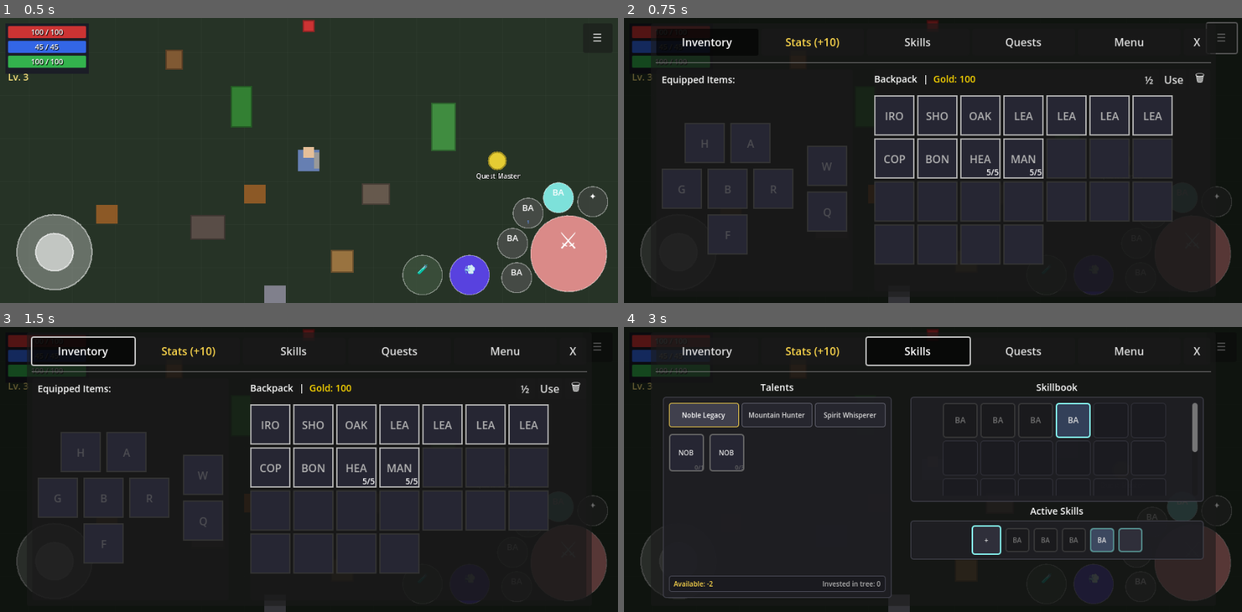
Above: before the commit, frames 1-4 (two rows, left to right).
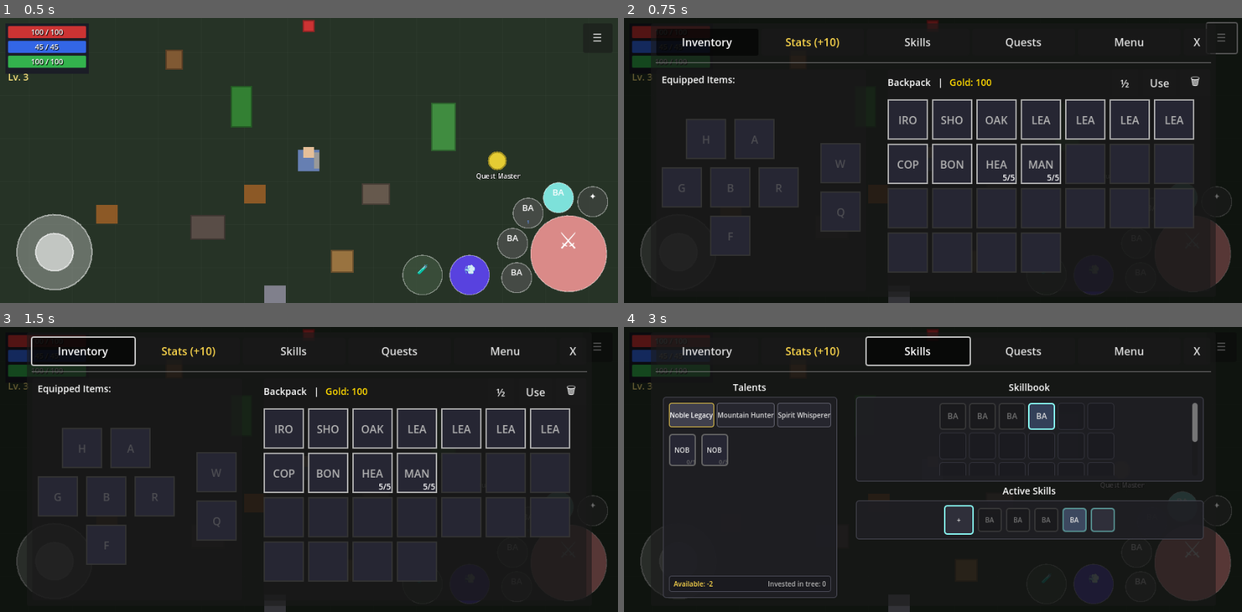
Above: after the commit, the same moments.

Repository: MatousHruska/MobileTestia
Game: Godot game, scene res://scenes/world/test_zone.tscn
Same seed, same stepped clock (60 frames per second), same inputs: the game is played once before the commit and once after it.
Inputs:
- Up to frame 1 (0.5 s): no input
- Up to frame 2 (0.75 s): click "☰" at 0.5 s
- Up to frame 3 (1.5 s): click "Inventory" at 1.25 s
- Up to frame 4 (3 s): click "Stats (+10)" at 2 s; click "Skills" at 2.75 s

Frame 1 is identical in both runs. In frame 2, 15% of the frame differs, in the area x 6-94%, y 19-90%; in frame 3, 15%; in frame 4, 7.0%.

Commit message:
Convert Character Menu panels to percentage-based responsive sizing
- stats_panel.gd: Add percentage constants for gaps, padding, and margins
  with _update_responsive_spacing() handler for dynamic recalculation
- skills_panel.gd: Convert tree width, talent node size, row height,
  skillbook cell size, and bind slot sizes to percentage-based with
  minimum pixel values for touch accessibility
- inventory_panel.gd: Add responsive spacing for vbox separation,
  equipment column gap, slot separation, grid separation, and button
  sizes with _on_panel_size_changed() handler

Diff:
--- a/scripts/ui/inventory/inventory_panel.gd
+++ b/scripts/ui/inventory/inventory_panel.gd
@@ -46,6 +46,17 @@
 const SLOT_SIZE_SMALL := 44.0   # For screens < 500px height
 const SLOT_SIZE_NORMAL := 48.0  # For screens 500-900px
 const SLOT_SIZE_LARGE := 56.0   # For screens > 900px
+
+## Responsive spacing (percentages)
+const VBOX_SEPARATION_PCT := 0.015      # 1.5% of panel height
+const EQUIPMENT_COL_GAP_PCT := 0.04     # 4% gap between armor/combat columns
+const SLOT_SEPARATION_PCT := 0.015      # 1.5% slot separation
+const GRID_SEPARATION_PCT := 0.008      # 0.8% grid separation
+const BUTTON_SIZE_PCT := 0.05           # 5% button size
+
+## Minimum pixel values
+const MIN_SEPARATION := 4
+const MIN_BUTTON_SIZE := 28
 
 ## UI References (set up in _ready)
 var equipment_container: VBoxContainer
@@ -59,6 +70,11 @@
 var trash_button: Button
 var split_button: Button
 var use_button: Button
+var equip_columns_hbox: HBoxContainer
+var armor_column: VBoxContainer
+var combat_column: VBoxContainer
+var equip_vbox: VBoxContainer
+var backpack_vbox: VBoxContainer
 
 ## Drag & drop state
 var pending_destroy_source: String = ""
@@ -77,6 +93,7 @@
 	_build_ui()
 	_connect_signals()
 	_refresh_all()
+	resized.connect(_on_panel_size_changed)
 	Debug.info("UI", "InventoryPanel initialized (2-column mobile layout)")
 
 
@@ -87,6 +104,23 @@
 		current_slot_size = SLOT_SIZE_LARGE
 	else:
 		current_slot_size = SLOT_SIZE_NORMAL
+
+
+## Computed responsive sizes
+func _get_vbox_separation() -> int:
+	return maxi(MIN_SEPARATION, int(size.y * VBOX_SEPARATION_PCT))
+
+func _get_slot_separation() -> int:
+	return maxi(MIN_SEPARATION, int(size.x * SLOT_SEPARATION_PCT))
+
+func _get_equipment_col_gap() -> int:
+	return maxi(12, int(size.x * EQUIPMENT_COL_GAP_PCT))
+
+func _get_grid_separation() -> int:
+	return maxi(2, int(size.x * GRID_SEPARATION_PCT))
+
+func _get_button_size() -> int:
+	return maxi(MIN_BUTTON_SIZE, int(size.x * BUTTON_SIZE_PCT))
 
 
 func _build_ui() -> void:
@@ -121,9 +155,9 @@
 	equip_panel.add_child(equip_margin)
 
 	# VBox for header + equipment slots
-	var equip_vbox := VBoxContainer.new()
+	equip_vbox = VBoxContainer.new()
 	equip_vbox.name = "EquipmentVBox"
-	equip_vbox.add_theme_constant_override("separation", 8)
+	equip_vbox.add_theme_constant_override("separation", _get_vbox_separation())
 	equip_margin.add_child(equip_vbox)
 
 	# Header row: "Equipped Items:"
@@ -143,20 +177,20 @@
 	equip_panel.resized.connect(_on_panel_resized.bind(equip_panel, equip_margin, equip_vbox, false))
 
 	# Two-column layout: Armor | Combat
-	var columns_hbox := HBoxContainer.new()
-	columns_hbox.name = "EquipmentColumns"
-	columns_hbox.add_theme_constant_override("separation", 20)
-	equip_center.add_child(columns_hbox)
+	equip_columns_hbox = HBoxContainer.new()
+	equip_columns_hbox.name = "EquipmentColumns"
+	equip_columns_hbox.add_theme_constant_override("separation", _get_equipment_col_gap())
+	equip_center.add_child(equip_columns_hbox)
 
 	# Column 1: Armor slots
-	var armor_column := VBoxContainer.new()
+	armor_column = VBoxContainer.new()
 	armor_column.name = "ArmorColumn"
-	armor_column.add_theme_constant_override("separation", 8)
-	columns_hbox.add_child(armor_column)
+	armor_column.add_theme_constant_override("separation", _get_slot_separation())
+	equip_columns_hbox.add_child(armor_column)
 
 	for row_slots in ARMOR_LAYOUT:
 		var row := HBoxContainer.new()
-		row.add_theme_constant_override("separation", 8)
+		row.add_theme_constant_override("separation", _get_slot_separation())
 		row.alignment = BoxContainer.ALIGNMENT_CENTER
 		armor_column.add_child(row)
 
@@ -171,11 +205,11 @@
 			equipment_slots[slot] = slot_btn
 
 	# Column 2: Combat slots (Weapon + Quick Slot)
-	var combat_column := VBoxContainer.new()
+	combat_column = VBoxContainer.new()
 	combat_column.name = "CombatColumn"
-	combat_column.add_theme_constant_override("separation", 8)
+	combat_column.add_theme_constant_override("separation", _get_slot_separation())
 	combat_column.alignment = BoxContainer.ALIGNMENT_CENTER
-	columns_hbox.add_child(combat_column)
+	equip_columns_hbox.add_child(combat_column)
 
 	for slot in COMBAT_LAYOUT:
 		var slot_btn := InventorySlot.new()
@@ -202,16 +236,16 @@
 	backpack_panel.add_child(backpack_margin)
 
 	# VBox for header + inventory
-	var vbox := VBoxContainer.new()
-	vbox.name = "BackpackVBox"
-	vbox.add_theme_constant_override("separation", 8)
-	backpack_margin.add_child(vbox)
+	backpack_vbox = VBoxContainer.new()
+	backpack_vbox.name = "BackpackVBox"
+	backpack_vbox.add_theme_constant_override("separation", _get_vbox_separation())
+	backpack_margin.add_child(backpack_vbox)
 
 	# Header row: "Backpack | Gold: XY" + trash/split icons
 	var header_row := HBoxContainer.new()
 	header_row.name = "HeaderRow"
-	header_row.add_theme_constant_override("separation", 4)
-	vbox.add_child(header_row)
+	header_row.add_theme_constant_override("separation", _get_grid_separation())
+	backpack_vbox.add_child(header_row)
 
 	var backpack_label := Label.new()
 	backpack_label.text = "Backpack"
@@ -236,11 +270,12 @@
 	header_row.add_child(spacer)
 
 	# Split stack button
+	var btn_size := _get_button_size()
 	split_button = Button.new()
 	split_button.name = "SplitButton"
 	split_button.text = "½"
 	split_button.tooltip_text = "Split Stack (tap, then tap a stack)"
-	split_button.custom_minimum_size = Vector2(28, 28)
+	split_button.custom_minimum_size = Vector2(btn_size, btn_size)
 	split_button.pressed.connect(_on_split_pressed)
 	header_row.add_child(split_button)
 
@@ -249,7 +284,7 @@
 	use_button.name = "UseButton"
 	use_button.text = "Use"
 	use_button.tooltip_text = "Use selected item (or drag potion here)"
-	use_button.custom_minimum_size = Vector2(36, 28)
+	use_button.custom_minimum_size = Vector2(btn_size + 8, btn_size)
 	use_button.set_script(preload("res://scripts/ui/inventory/use_drop_zone.gd"))
 	use_button.panel_ref = self
 	use_button.pressed.connect(_on_use_pressed)
@@ -266,14 +301,15 @@
 	scroll_container.size_flags_vertical = SIZE_EXPAND_FILL
 	scroll_container.horizontal_scroll_mode = ScrollContainer.SCROLL_MODE_DISABLED
 	scroll_container.vertical_scroll_mode = ScrollContainer.SCROLL_MODE_AUTO
-	vbox.add_child(scroll_container)
+	backpack_vbox.add_child(scroll_container)
 
 	# Grid container - 7 columns
+	var grid_sep := _get_grid_separation()
 	backpack_container = GridContainer.new()
 	backpack_container.name = "BackpackGrid"
 	backpack_container.columns = 7
-	backpack_container.add_theme_constant_override("h_separation", 4)
-	backpack_container.add_theme_constant_override("v_separation", 4)
+	backpack_container.add_theme_constant_override("h_separation", grid_sep)
+	backpack_container.add_theme_constant_override("v_separation", grid_sep)
 	scroll_container.add_child(backpack_container)
 
 	# Create backpack slots (count from database)
@@ -315,11 +351,30 @@
 	main_hbox.add_theme_constant_override("separation", gap)
 
 
+func _on_panel_size_changed() -> void:
+	## Update all responsive spacing when panel resizes
+	if equip_vbox:
+		equip_vbox.add_theme_constant_override("separation", _get_vbox_separation())
+	if backpack_vbox:
+		backpack_vbox.add_theme_constant_override("separation", _get_vbox_separation())
+	if equip_columns_hbox:
+		equip_columns_hbox.add_theme_constant_override("separation", _get_equipment_col_gap())
+	if armor_column:
+		armor_column.add_theme_constant_override("separation", _get_slot_separation())
+	if combat_column:
+		combat_column.add_theme_constant_override("separation", _get_slot_separation())
+	if backpack_container:
+		var grid_sep := _get_grid_separation()
+		backpack_container.add_theme_constant_override("h_separation", grid_sep)
+		backpack_container.add_theme_constant_override("v_separation", grid_sep)
+
+
 func _create_trash_drop_zone() -> Control:
 	## Create a trash drop zone that accepts dragged items
+	var btn_size := _get_button_size()
 	var zone := Panel.new()
 	zone.name = "TrashZone"
-	zone.custom_minimum_size = Vector2(32, 28)
+	zone.custom_minimum_size = Vector2(btn_size + 4, btn_size)
 	zone.tooltip_text = "Drag item here to destroy"
 
 	# Add trash icon label
--- a/scripts/ui/menu/skills_panel.gd
+++ b/scripts/ui/menu/skills_panel.gd
@@ -18,16 +18,58 @@
 signal binding_mode_exited
 
 #===============================================================================
-# CONSTANTS
-#===============================================================================
-
-const TALENT_NODE_SIZE := Vector2(52, 52)  ## Size of talent node buttons (square)
-const TALENT_SPACING := Vector2(16, 24)  ## Spacing between talent nodes
-const ROW_HEIGHT := 56  ## Height per talent row (slightly larger than node)
-const TREE_WIDTH := 340  ## Width of talent tree panel
-const SKILLBOOK_COLS := 6  ## Columns in skillbook grid
-const SKILLBOOK_CELL_SIZE := 52  ## Size of skillbook cells
-const SKILLBOOK_MIN_SLOTS := 30  ## Total slots (5 rows x 6 columns)
+# CONSTANTS - Responsive (percentages of panel dimensions)
+#===============================================================================
+
+## Sizing percentages (relative to panel width/height)
+const TREE_WIDTH_PCT := 0.42           ## Tree panel takes ~42% of width
+const TALENT_NODE_SIZE_PCT := 0.065    ## Node size ~6.5% of panel width
+const TALENT_SPACING_X_PCT := 0.02     ## Horizontal spacing ~2%
+const TALENT_SPACING_Y_PCT := 0.05     ## Vertical spacing ~5%
+const ROW_HEIGHT_PCT := 0.12           ## Row height ~12% of panel height
+const SKILLBOOK_CELL_PCT := 0.065      ## Skillbook cell ~6.5% of panel width
+
+## Fixed values (counts, not sizes)
+const SKILLBOOK_COLS := 6              ## Columns in skillbook grid
+const SKILLBOOK_MIN_SLOTS := 30        ## Total slots (5 rows x 6 columns)
+
+## Minimum pixel sizes (for accessibility)
+const MIN_TALENT_SIZE := 40            ## Minimum touch target
+const MIN_CELL_SIZE := 40              ## Minimum touch target
+
+## Bind slot sizing
+const BIND_MAIN_SLOT_PCT := 0.08       ## Main bind slot ~8% of panel width
+const BIND_SLOT_PCT := 0.065           ## Secondary bind slot ~6.5% of panel width
+const MIN_BIND_SIZE := 36              ## Minimum bind slot size
+
+#===============================================================================
+# COMPUTED SIZES (call these functions to get actual pixel values)
+#===============================================================================
+
+func _get_tree_width() -> float:
+	return maxf(200, size.x * TREE_WIDTH_PCT)
+
+func _get_talent_node_size() -> float:
+	return maxf(MIN_TALENT_SIZE, size.x * TALENT_NODE_SIZE_PCT)
+
+func _get_talent_spacing() -> Vector2:
+	return Vector2(
+		maxf(8, size.x * TALENT_SPACING_X_PCT),
+		maxf(12, size.y * TALENT_SPACING_Y_PCT)
+	)
+
+func _get_row_height() -> float:
+	return maxf(48, size.y * ROW_HEIGHT_PCT)
+
+func _get_skillbook_cell_size() -> float:
+	return maxf(MIN_CELL_SIZE, size.x * SKILLBOOK_CELL_PCT)
+
+func _get_bind_main_slot_size() -> float:
+	return maxf(MIN_BIND_SIZE + 8, size.x * BIND_MAIN_SLOT_PCT)
+
+func _get_bind_slot_size() -> float:
+	return maxf(MIN_BIND_SIZE, size.x * BIND_SLOT_PCT)
+
 
 ## Colors
 const COLOR_LOCKED := Color(0.4, 0.4, 0.4)
@@ -202,7 +244,7 @@
 
 	# Main panel with border
 	_left_panel = PanelContainer.new()
-	_left_panel.custom_minimum_size.x = TREE_WIDTH
+	_left_panel.custom_minimum_size.x = _get_tree_width()
 	_left_panel.size_flags_horizontal = Control.SIZE_EXPAND_FILL
 	_left_panel.size_flags_vertical = Control.SIZE_EXPAND_FILL
 	outer_vbox.add_child(_left_panel)
@@ -311,7 +353,8 @@
 	# Skillbook container with border
 	var skillbook_panel := PanelContainer.new()
 	# Height shows ~2.5 rows to imply scrolling
-	var visible_height := int(2.5 * (SKILLBOOK_CELL_SIZE + 4)) + 16
+	var cell_size := _get_skillbook_cell_size()
+	var visible_height := int(2.5 * (cell_size + 4)) + 16
 	skillbook_panel.custom_minimum_size = Vector2(0, visible_height)
 	_right_panel.add_child(skillbook_panel)
 
@@ -418,9 +461,9 @@
 
 
 func _create_bind_slot(index: int, is_main: bool) -> Button:
-	var size := 44 if is_main else 36
+	var slot_size := _get_bind_main_slot_size() if is_main else _get_bind_slot_size()
 	var slot := Button.new()
-	slot.custom_minimum_size = Vector2(size, size)
+	slot.custom_minimum_size = Vector2(slot_size, slot_size)
 	# Prevent HBoxContainer from stretching the button vertically
 	slot.size_flags_vertical = Control.SIZE_SHRINK_CENTER
 	slot.add_theme_font_size_override("font_size", 10)
@@ -538,7 +581,7 @@
 
 func _build_talent_row(row: int) -> void:
 	var row_container := HBoxContainer.new()
-	row_container.custom_minimum_size.y = ROW_HEIGHT
+	row_container.custom_minimum_size.y = _get_row_height()
 	row_container.add_theme_constant_override("separation", 8)
 	row_container.alignment = BoxContainer.ALIGNMENT_CENTER
 	_tree_rows.add_child(row_container)
@@ -560,14 +603,16 @@
 		if not found:
 			# Empty spacer
 			var spacer := Control.new()
-			spacer.custom_minimum_size = TALENT_NODE_SIZE
+			var node_size := _get_talent_node_size()
+			spacer.custom_minimum_size = Vector2(node_size, node_size)
 			row_container.add_child(spacer)
 
 
 func _create_talent_node(talent: TalentData) -> Control:
 	# Container for square node
 	var container := Control.new()
-	container.custom_minimum_size = TALENT_NODE_SIZE
+	var node_size := _get_talent_node_size()
+	container.custom_minimum_size = Vector2(node_size, node_size)
 
 	# Main button (square)
 	var node := Button.new()
@@ -746,7 +791,8 @@
 
 func _create_skillbook_slot(talent: TalentData) -> Button:
 	var slot := Button.new()
-	slot.custom_minimum_size = Vector2(SKILLBOOK_CELL_SIZE, SKILLBOOK_CELL_SIZE)
+	var cell_size := _get_skillbook_cell_size()
+	slot.custom_minimum_size = Vector2(cell_size, cell_size)
 	slot.toggle_mode = true
 	slot.text = talent.talent_name.substr(0, 2).to_upper()
 	slot.add_theme_font_size_override("font_size", 12)
@@ -791,7 +837,8 @@
 
 func _create_empty_skillbook_slot() -> Control:
 	var slot := Control.new()
-	slot.custom_minimum_size = Vector2(SKILLBOOK_CELL_SIZE, SKILLBOOK_CELL_SIZE)
+	var cell_size := _get_skillbook_cell_size()
+	slot.custom_minimum_size = Vector2(cell_size, cell_size)
 
 	var stylebox := StyleBoxFlat.new()
 	stylebox.bg_color = Color(0.1, 0.1, 0.12, 0.5)
--- a/scripts/ui/menu/stats_panel.gd
+++ b/scripts/ui/menu/stats_panel.gd
@@ -5,6 +5,16 @@
 ## Right side: Subtabs for Offensive/Defensive/Utility stats + Description box
 
 enum SubTab { OFFENSIVE, DEFENSIVE, UTILITY }
+
+#===============================================================================
+# RESPONSIVE CONSTANTS (percentages of panel dimensions)
+#===============================================================================
+
+const MAIN_GAP_PCT := 0.03          # 3% gap between left/right panels
+const SECTION_PADDING_PCT := 0.015  # 1.5% vertical padding per section
+const RIGHT_PANEL_GAP_PCT := 0.02   # 2% gap in right panel
+const SUBTAB_BTN_WIDTH_PCT := 0.12  # 12% width for subtab buttons
+const EFFECTS_MARGIN_PCT := 0.02    # 2% margin for effects container
 
 ## Subtab state
 var current_subtab: SubTab = SubTab.OFFENSIVE
@@ -82,30 +92,48 @@
 	_update_effect_timers()
 
 
+## Reference to main hbox for responsive updates
+var _main_hbox: HBoxContainer = null
+
+
 func _build_ui() -> void:
 	# Main horizontal layout: Left panel | Right panel
-	var main_hbox := HBoxContainer.new()
-	main_hbox.set_anchors_preset(Control.PRESET_FULL_RECT)
-	main_hbox.add_theme_constant_override("separation", 16)
-	add_child(main_hbox)
+	_main_hbox = HBoxContainer.new()
+	_main_hbox.set_anchors_preset(Control.PRESET_FULL_RECT)
+	add_child(_main_hbox)
+
+	# Update spacing when panel resizes
+	resized.connect(_update_responsive_spacing)
+	call_deferred("_update_responsive_spacing")
 
 	# === LEFT SIDE: Primary Attributes + Resources + Effects ===
 	var left_panel := _create_left_panel()
 	left_panel.size_flags_horizontal = Control.SIZE_EXPAND_FILL
 	left_panel.size_flags_vertical = Control.SIZE_EXPAND_FILL
 	left_panel.size_flags_stretch_ratio = 0.45
-	main_hbox.add_child(left_panel)
+	_main_hbox.add_child(left_panel)
 
 	# === VERTICAL SEPARATOR ===
 	var vsep := VSeparator.new()
-	main_hbox.add_child(vsep)
+	_main_hbox.add_child(vsep)
 
 	# === RIGHT SIDE: Secondary Stats with Subtabs ===
 	var right_panel := _create_right_panel()
 	right_panel.size_flags_horizontal = Control.SIZE_EXPAND_FILL
 	right_panel.size_flags_vertical = Control.SIZE_EXPAND_FILL
 	right_panel.size_flags_stretch_ratio = 0.55
-	main_hbox.add_child(right_panel)
+	_main_hbox.add_child(right_panel)
+
+
+func _update_responsive_spacing() -> void:
+	if not _main_hbox:
+		return
+	var panel_width := size.x
+	var panel_height := size.y
+
+	# Update main gap between left/right panels
+	var main_gap := maxi(8, int(panel_width * MAIN_GAP_PCT))
+	_main_hbox.add_theme_constant_override("separation", main_gap)
 
 
 func _create_left_panel() -> Control:
@@ -139,23 +167,27 @@
 	return container
 
 
-## Wraps a section with minimal vertical padding (2% of panel height)
+## Wraps a section with percentage-based vertical padding
 func _create_section_with_padding(content: Control) -> Control:
 	var wrapper := VBoxContainer.new()
 	wrapper.add_theme_constant_override("separation", 0)
 
-	# Small top padding (2% equivalent, ~6px on small screens)
+	# Calculate padding based on expected panel height (~400-500px typical)
+	var viewport_height := get_viewport().get_visible_rect().size.y
+	var padding := maxi(4, int(viewport_height * SECTION_PADDING_PCT))
+
+	# Top padding spacer
 	var top_spacer := Control.new()
-	top_spacer.custom_minimum_size = Vector2(0, 6)
+	top_spacer.custom_minimum_size = Vector2(0, padding)
 	top_spacer.size_flags_vertical = Control.SIZE_SHRINK_BEGIN
 	wrapper.add_child(top_spacer)
 
 	content.size_flags_vertical = Control.SIZE_SHRINK_BEGIN
 	wrapper.add_child(content)
 
-	# Small bottom padding
+	# Bottom padding spacer
 	var bottom_spacer := Control.new()
-	bottom_spacer.custom_minimum_size = Vector2(0, 6)
+	bottom_spacer.custom_minimum_size = Vector2(0, padding)
 	bottom_spacer.size_flags_vertical = Control.SIZE_SHRINK_END
 	wrapper.add_child(bottom_spacer)
 
